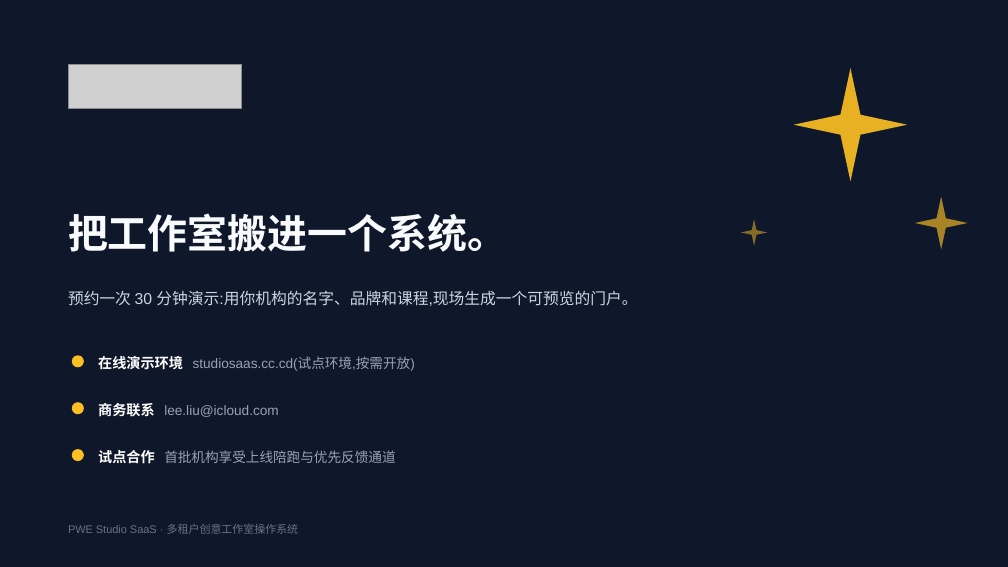
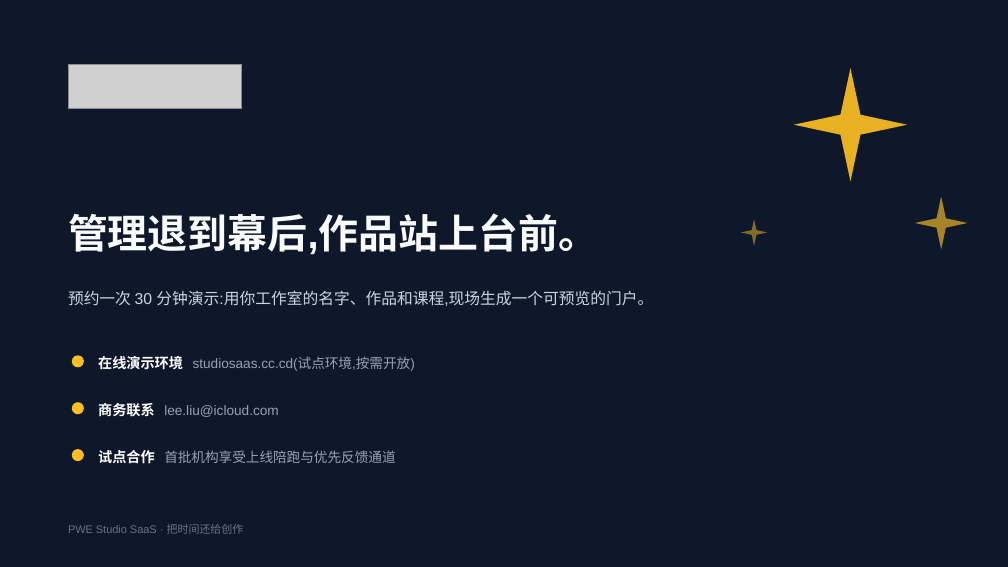
Before and after one commit to kenshinice-ai/studio-saas, a slide deck: slide 13 of docs/sales/PWE_StudioSaaS_销售介绍.pptx. Drawn at 1008x567 pixels with LibreOffice and Linux fonts; fonts in the diff are those of the drawing; grey boxes stand for pictures. Boxes give left, top, right and bottom in pixels: in the first picture for what was removed or moved away, otherwise in the second. Text is boxed around its words. In the diff, an @@ line names an element or a change of style, - is before the commit and + after.

```diff
--- a/docs/sales/PWE_StudioSaaS_销售介绍.pptx
+++ b/docs/sales/PWE_StudioSaaS_销售介绍.pptx
@@ text at (68,213,598,254): text changed @@
-把工作室搬进一个系统。
+管理退到幕后,作品站上台前。
@@ text at (68,290,653,306): text changed @@
-预约一次 30 分钟演示:用你机构的名字、品牌和课程,现场生成一个可预览的门户。
+预约一次 30 分钟演示:用你工作室的名字、作品和课程,现场生成一个可预览的门户。
@@ text at (68,524,244,534): text changed @@
-PWE Studio SaaS · 多租户创意工作室操作系统
+PWE Studio SaaS · 把时间还给创作
```
Also in this commit, not shown: 12 other slides changed, 4 other files.
